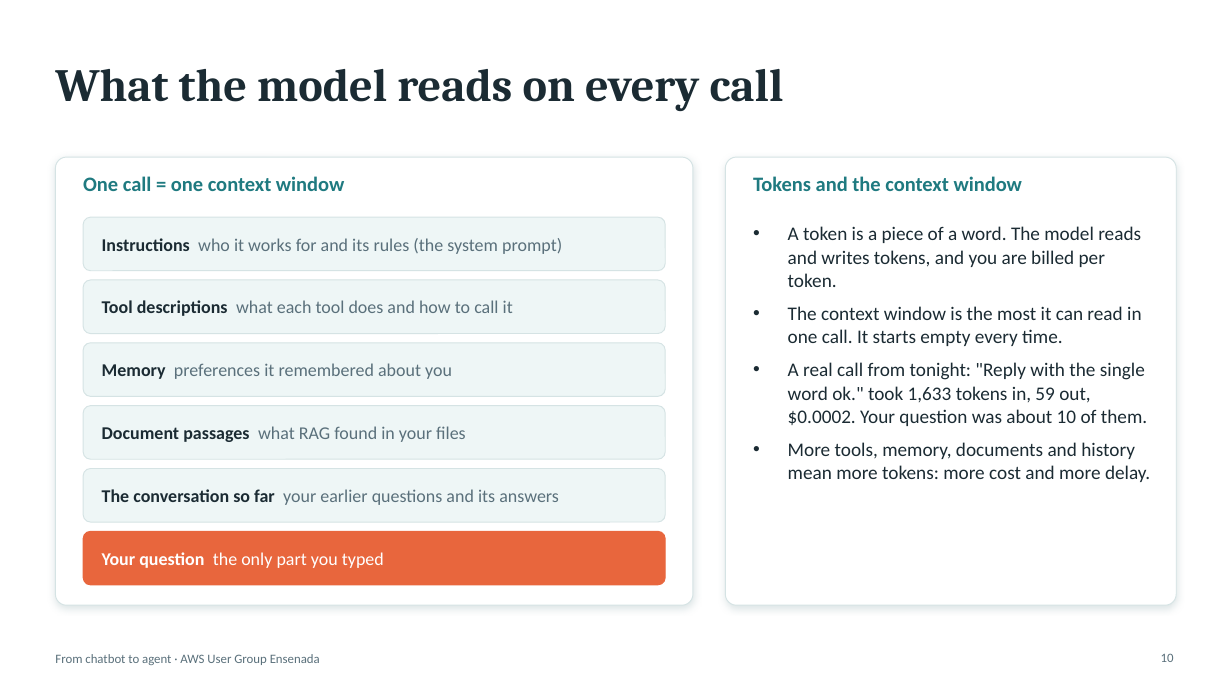
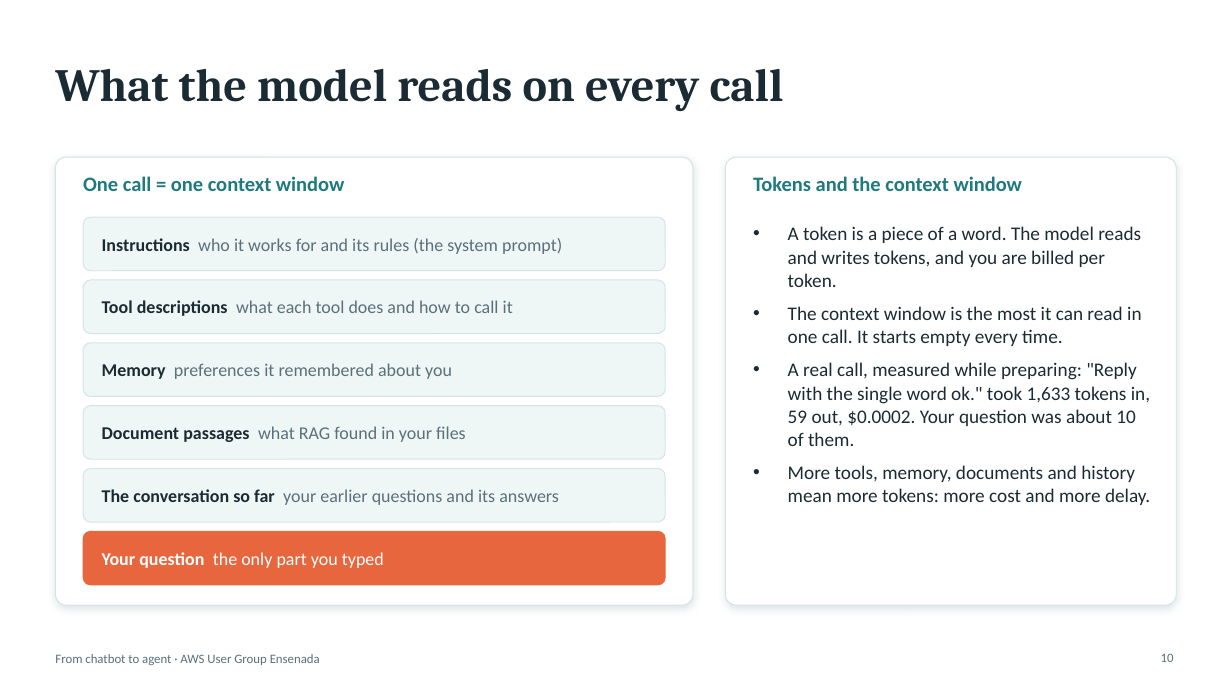
Before and after one commit to aws-ug-ensenada/claude-on-aws-ensenada, a slide deck: slide 10 of docs/slides/claude-on-aws-ensenada.pptx. Drawn at 1232x693 pixels with LibreOffice and Linux fonts; fonts in the diff are those of the drawing. Boxes give left, top, right and bottom in pixels: in the first picture for what was removed or moved away, otherwise in the second. Text is boxed around its words. In the diff, an @@ line names an element or a change of style, - is before the commit and + after.

```diff
--- a/docs/slides/claude-on-aws-ensenada.pptx
+++ b/docs/slides/claude-on-aws-ensenada.pptx
@@ text at [788, 362, 1150, 446]: text changed @@
-• A real call from tonight: "Reply with the single word ok." took 1,633 tokens in, 59 out, $0.0002. Your question was about 10 of them.
+• A real call, measured while preparing: "Reply with the single word ok." took 1,633 tokens in, 59 out, $0.0002. Your question was about 10 of them.
```
Also in this commit, not shown: 2 other files.
